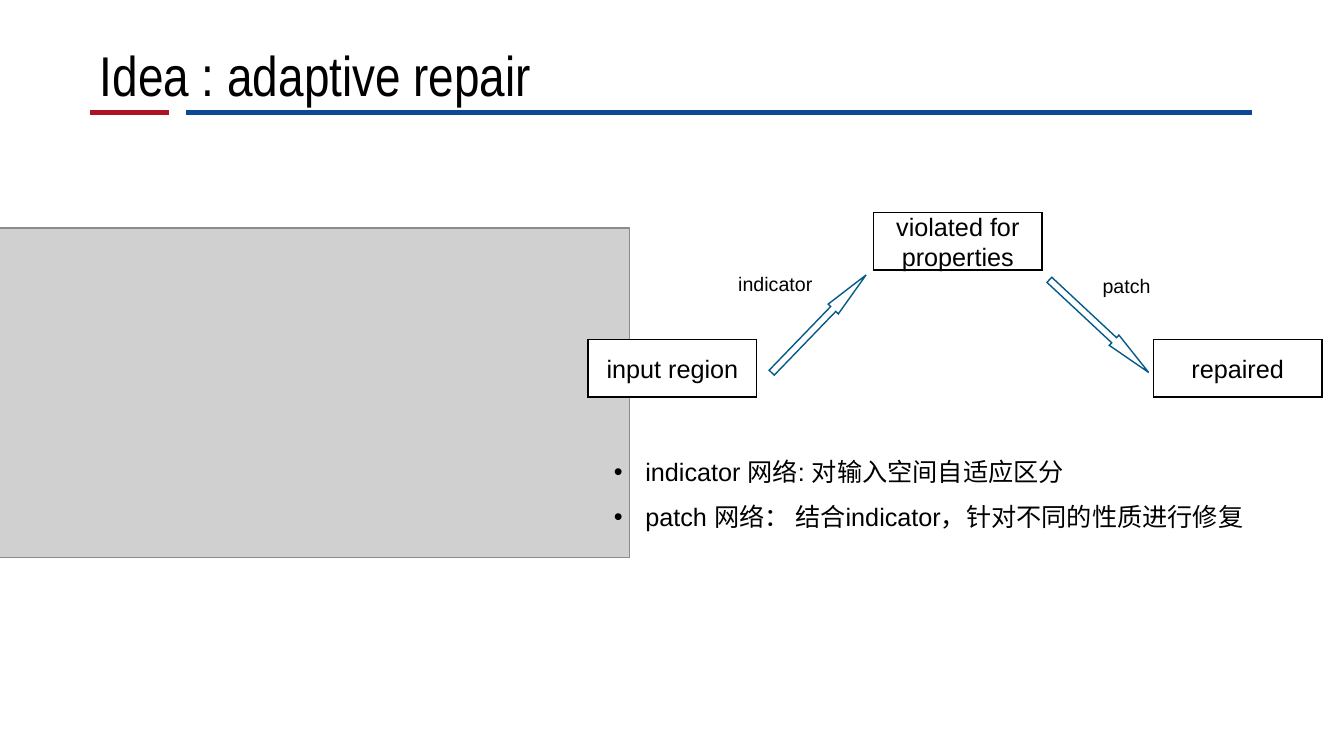
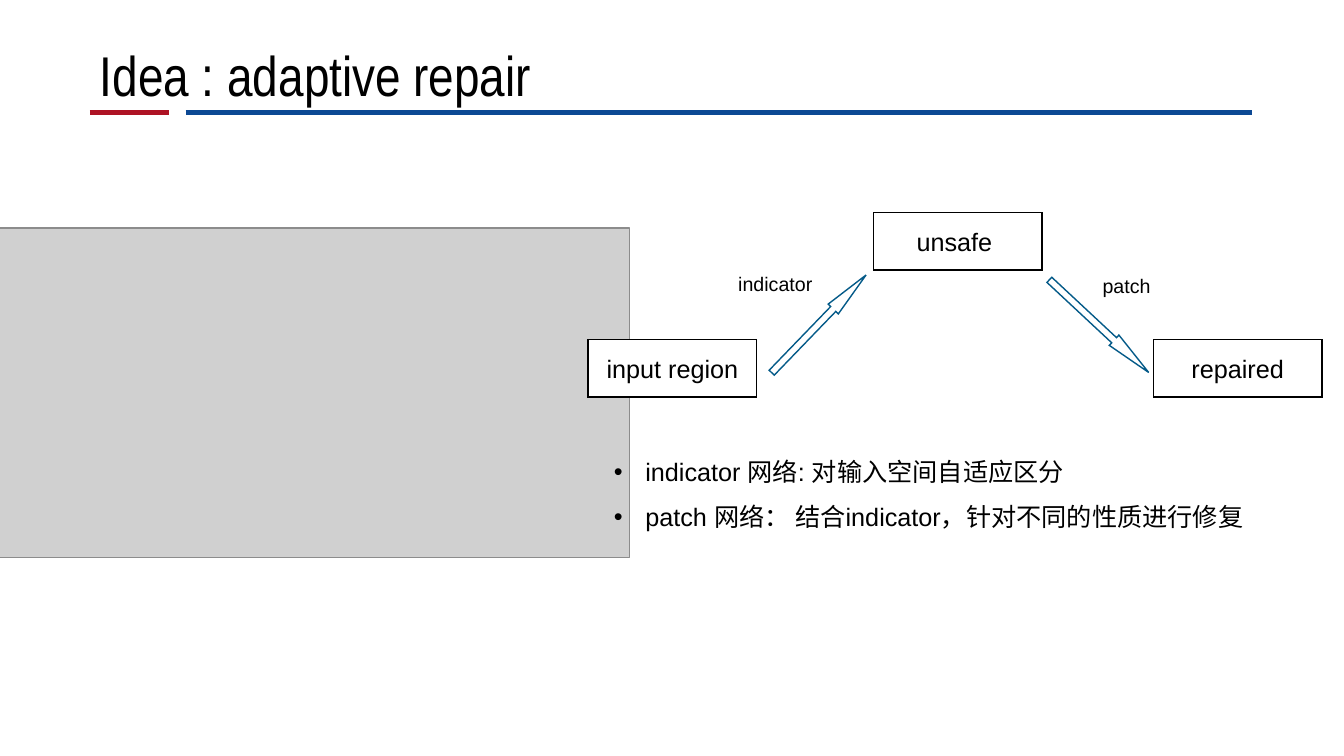
Before and after one commit to CRhapsody/Presentation_Slides, a slide deck: slide 9 of 神经网络修复工作进展.pptx. Drawn at 1344x756 pixels with LibreOffice and Linux fonts; fonts in the diff are those of the drawing; grey boxes stand for pictures; background and template pictures are left out. Boxes give left, top, right and bottom in pixels: in the first picture for what was removed or moved away, otherwise in the second. Text is boxed around its words. In the diff, an @@ line names an element or a change of style, - is before the commit and + after.

```diff
--- a/神经网络修复工作进展.pptx
+++ b/神经网络修复工作进展.pptx
@@ text in rectangle at [917, 232, 993, 252]: text changed @@
-violated for properties
+unsafe
```
Also in this commit, not shown: 1 other slide changed, 1 slide added.
